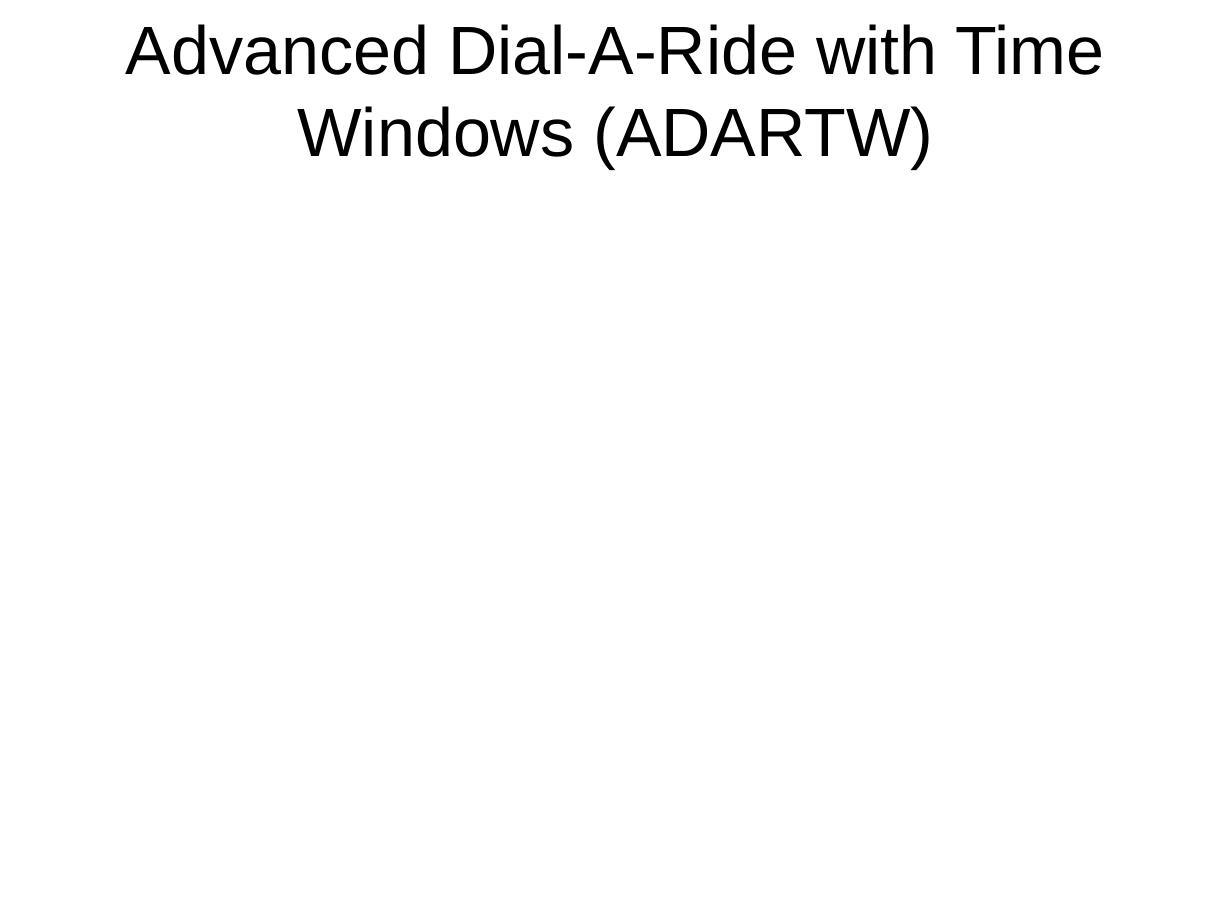
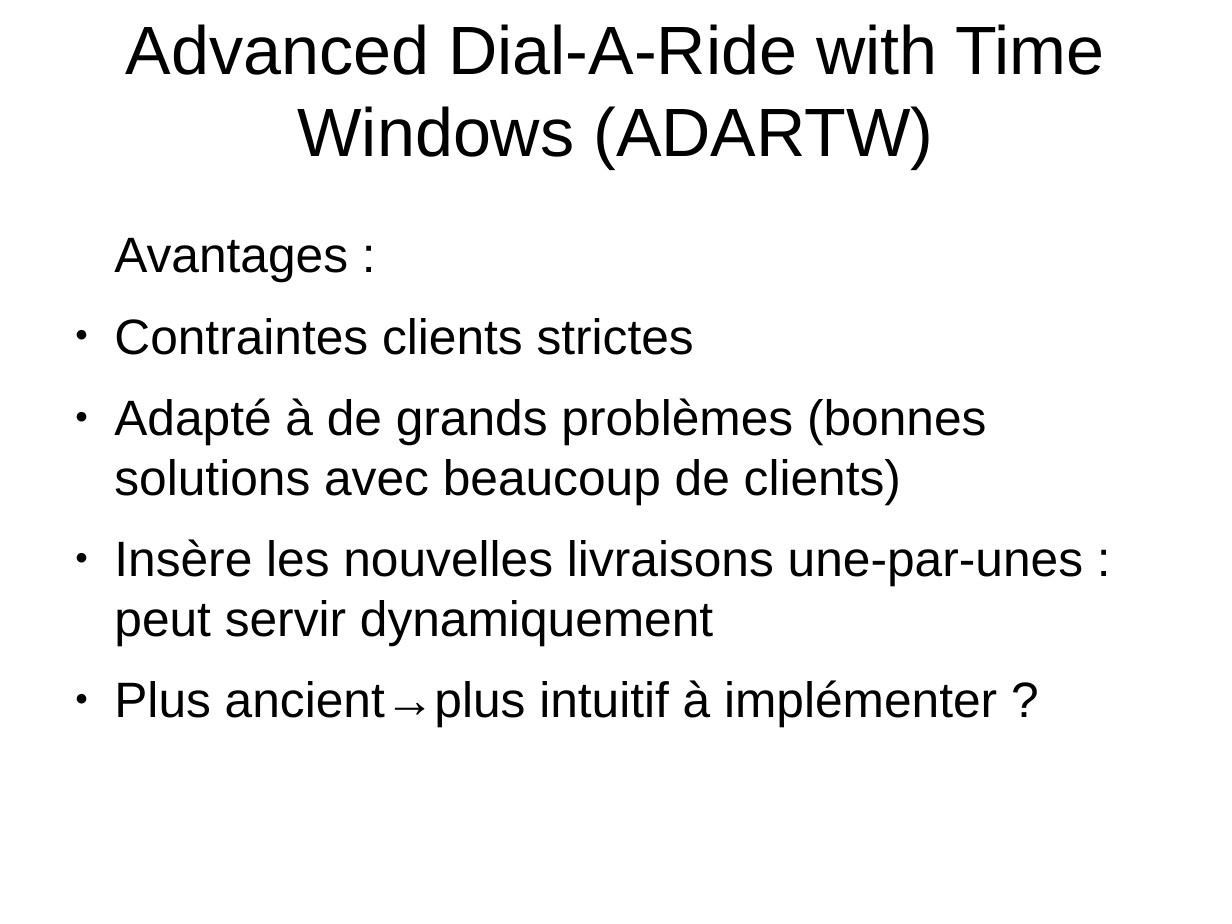
Before and after one commit to Chreschtf/Darpteam, a slide deck: slide 6 of Presentation1/slides_presentation_1_v1.odp. Drawn at 1232x924 pixels with LibreOffice and Linux fonts; fonts in the diff are those of the drawing; background and template pictures are left out. Boxes give left, top, right and bottom in pixels: in the first picture for what was removed or moved away, otherwise in the second. Text is boxed around its words. In the diff, an @@ line names an element or a change of style, - is before the commit and + after.

Commit message:
Petit ajout dernier slide présentation du JJJaw:avantages

```diff
--- a/Presentation1/slides_presentation_1_v1.odp
+++ b/Presentation1/slides_presentation_1_v1.odp
@@ text added at (114,237,1083,727), 32 pt, text #000000 @@
+Avantages :
+● Contraintes clients strictes
+● Adapté à de grands problèmes (bonnes solutions avec beaucoup de clients)
+● Insère les nouvelles livraisons une-par-unes : peut servir dynamiquement
+● Plus ancient→plus intuitif à implémenter ?
```
